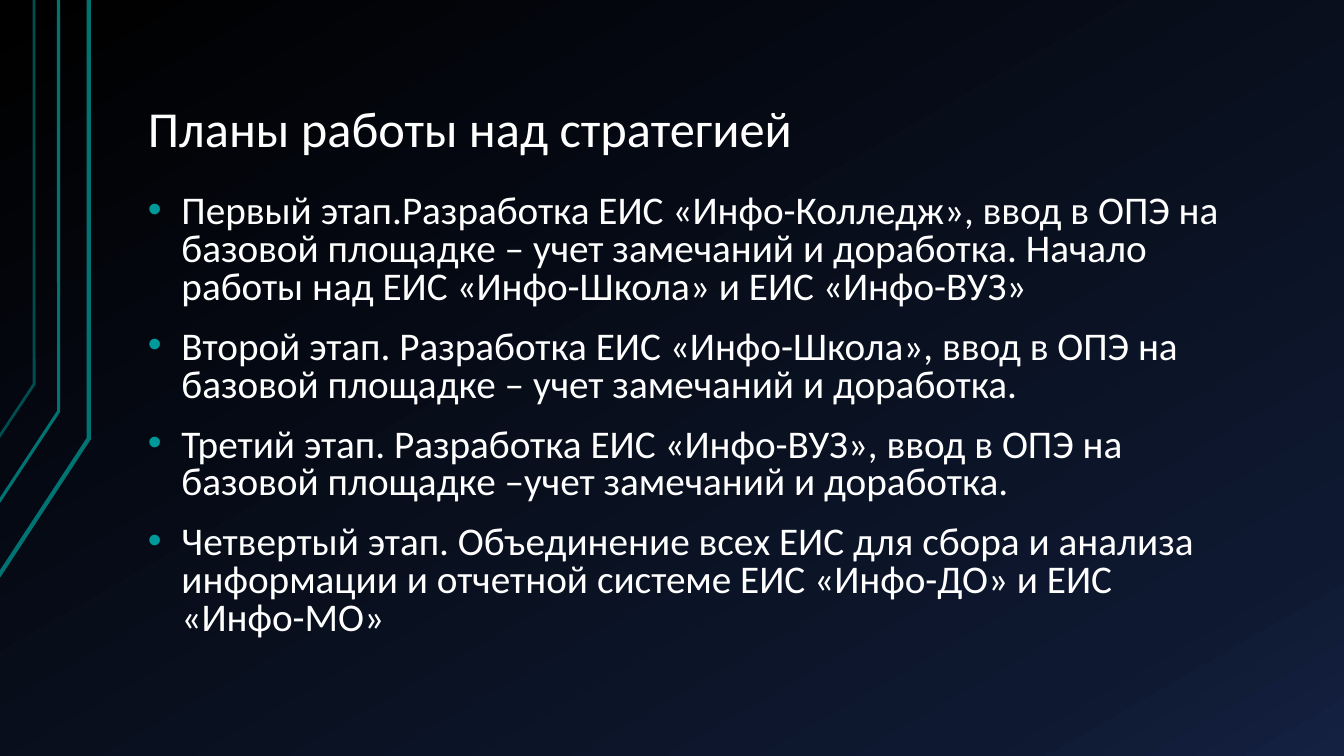
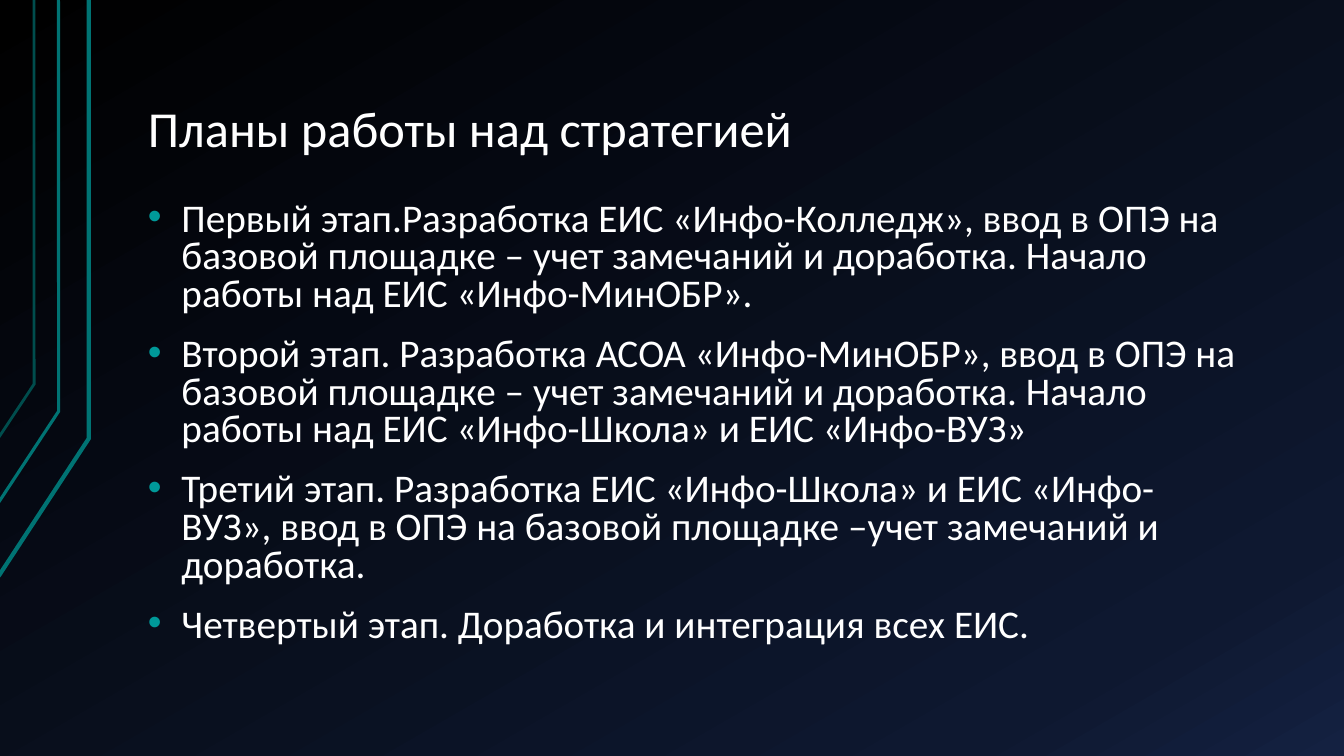
Before and after one commit to InfoCollege/InfoCollegeD, a slide deck: slide 7 of Программа «Информационное образование».pptx. Drawn at 1344x756 pixels with LibreOffice and Linux fonts; fonts in the diff are those of the drawing. Boxes give left, top, right and bottom in pixels: in the first picture for what was removed or moved away, otherwise in the second. Text is boxed around its words. In the diff, an @@ line names an element or a change of style, - is before the commit and + after.

```diff
--- a/Программа «Информационное образование».pptx
+++ b/Программа «Информационное образование».pptx
@@ text at (181,205,1235,645): text changed @@
-• Первый этап.Разработка ЕИС «Инфо-Колледж», ввод в ОПЭ на базовой площадке – учет замечаний и доработка. Начало работы над ЕИС «Инфо-Школа» и ЕИС «Инфо-ВУЗ»
-• Второй этап. Разработка ЕИС «Инфо-Школа», ввод в ОПЭ на базовой площадке – учет замечаний и доработка.
-• Третий этап. Разработка ЕИС «Инфо-ВУЗ», ввод в ОПЭ на базовой площадке –учет замечаний и доработка.
-• Четвертый этап. Объединение всех ЕИС для сбора и анализа информации и отчетной системе ЕИС «Инфо-ДО» и ЕИС «Инфо-МО»
+• Первый этап.Разработка ЕИС «Инфо-Колледж», ввод в ОПЭ на базовой площадке – учет замечаний и доработка. Начало работы над ЕИС «Инфо-МинОБР».
+• Второй этап. Разработка АСОА «Инфо-МинОБР», ввод в ОПЭ на базовой площадке – учет замечаний и доработка. Начало работы над ЕИС «Инфо-Школа» и ЕИС «Инфо-ВУЗ»
+• Третий этап. Разработка ЕИС «Инфо-Школа» и ЕИС «Инфо-ВУЗ», ввод в ОПЭ на базовой площадке –учет замечаний и доработка.
+• Четвертый этап. Доработка и интеграция всех ЕИС.
```
Also in this commit, not shown: 2 other slides changed, 5 other files.
